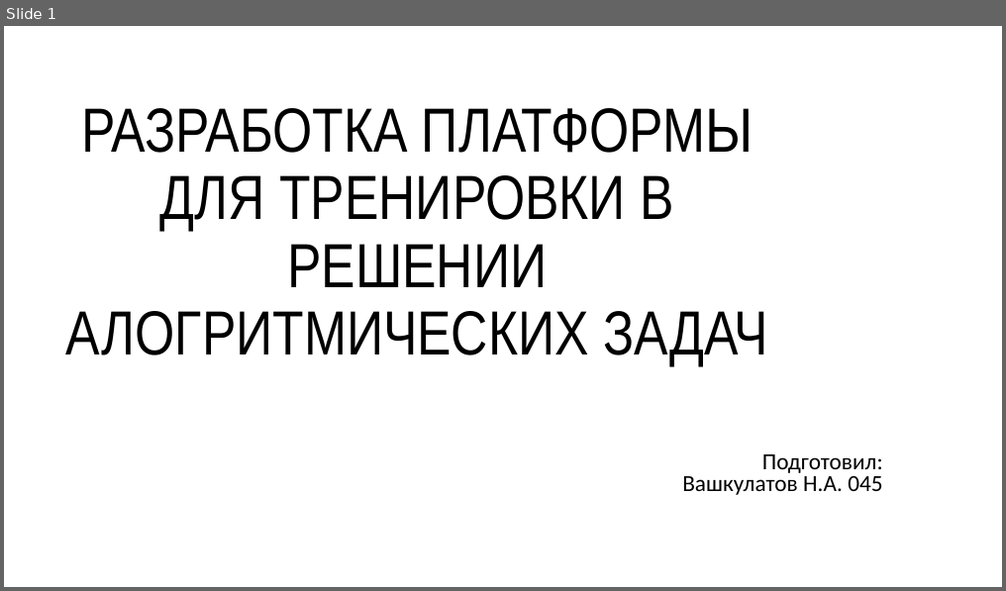
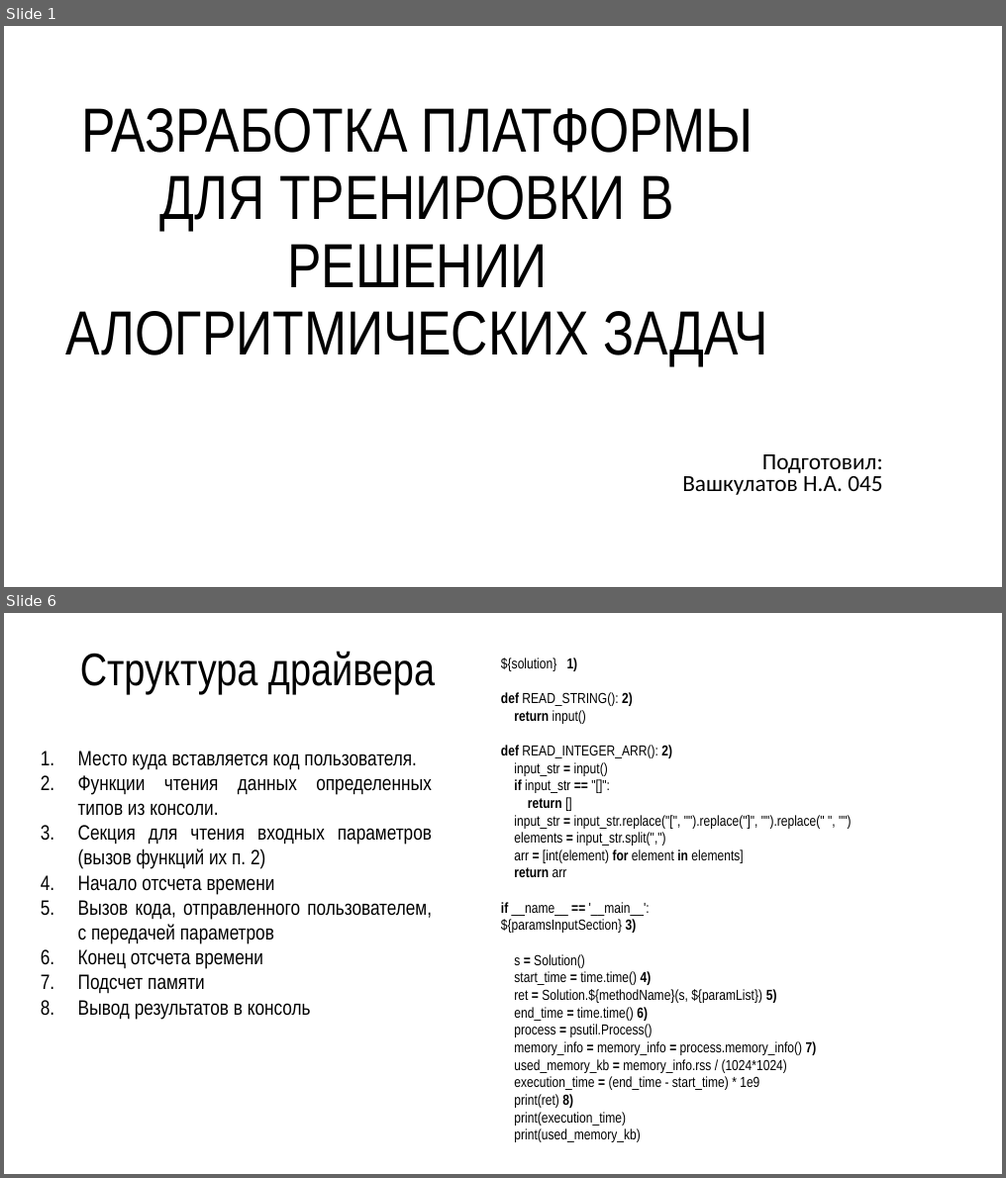
Before and after one commit to R3nnyWeb/codest-open, a slide deck: Презентация Microsoft PowerPoint.pptx. Shown one above the other, each under a label of ours: slide 1 before the commit, slides 1 and 6 after it; the slides between them are not shown. The pictures are 1006x591 and 1006x1178 pixels, drawn with LibreOffice and Linux fonts; fonts in the diff are those of the drawing; background and template pictures are left out. Boxes give left, top, right and bottom in pixels: in the first picture for what was removed or moved away, otherwise in the second. Text is boxed around its words. In the diff, an @@ line names an element or a change of style, - is before the commit and + after.

```diff
--- a/Презентация Microsoft PowerPoint.pptx
+++ b/Презентация Microsoft PowerPoint.pptx
@@ slide 6 added at [4,613,1002,1174], background picture (left out) @@
@@ title added at [80,651,435,694], 44 pt, text #000000 @@
+Структура драйвера
@@ text added at [501,658,825,1143], 14 pt, text #000000 @@
+${solution} 1)
+def READ_STRING(): 2)
+return input()
+def READ_INTEGER_ARR(): 2)
+input_str = input()
+if input_str == "[]":
+return []
+input_str = input_str.replace("[", "").replace("]", "").replace(" ", "")
+elements = input_str.split(",")
+arr = [int(element) for element in elements]
+return arr
+if __name__ == '__main__':
+${paramsInputSection} 3)
+s = Solution()
+start_time = time.time() 4)
+ret = Solution.${methodName}(s, ${paramList}) 5)
+end_time = time.time() 6)
+process = psutil.Process()
+memory_info = memory_info = process.memory_info() 7)
+used_memory_kb = memory_info.rss / (1024*1024)
+execution_time = (end_time - start_time) * 1e9
+print(ret) 8)
+print(execution_time)
+print(used_memory_kb)
@@ text added at [78,751,432,1020], 20 pt, text #000000 @@
+1. Место куда вставляется код пользователя.
+2. Функции чтения данных определенных типов из консоли.
+3. Секция для чтения входных параметров (вызов функций их п. 2)
+4. Начало отсчета времени
+5. Вызов кода, отправленного пользователем, с передачей параметров
+6. Конец отсчета времени
+7. Подсчет памяти
+8. Вывод результатов в консоль
```
Also in this commit, not shown: 5 slides changed, 9 other slides added, 1 slide removed, 1 other file.
